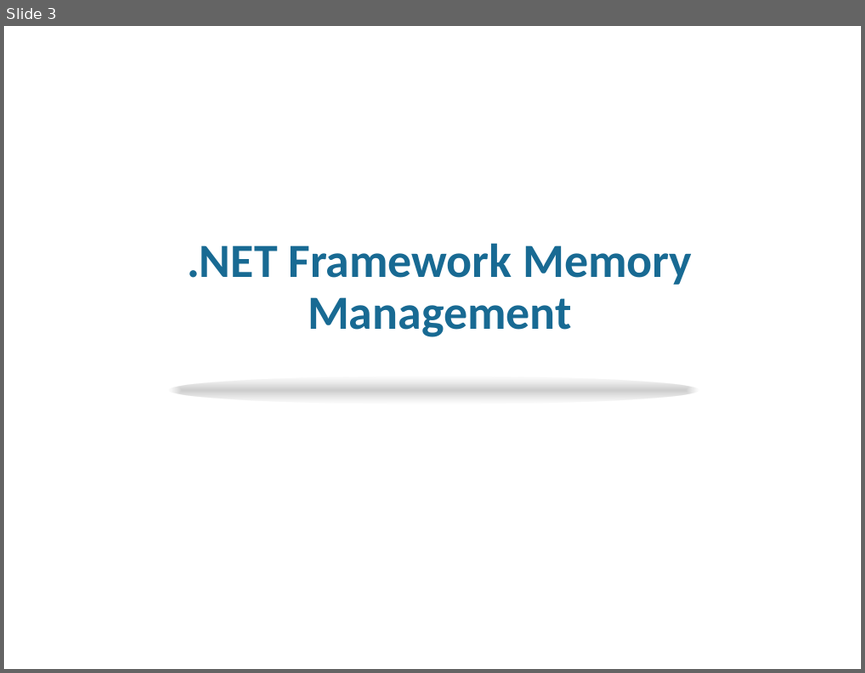
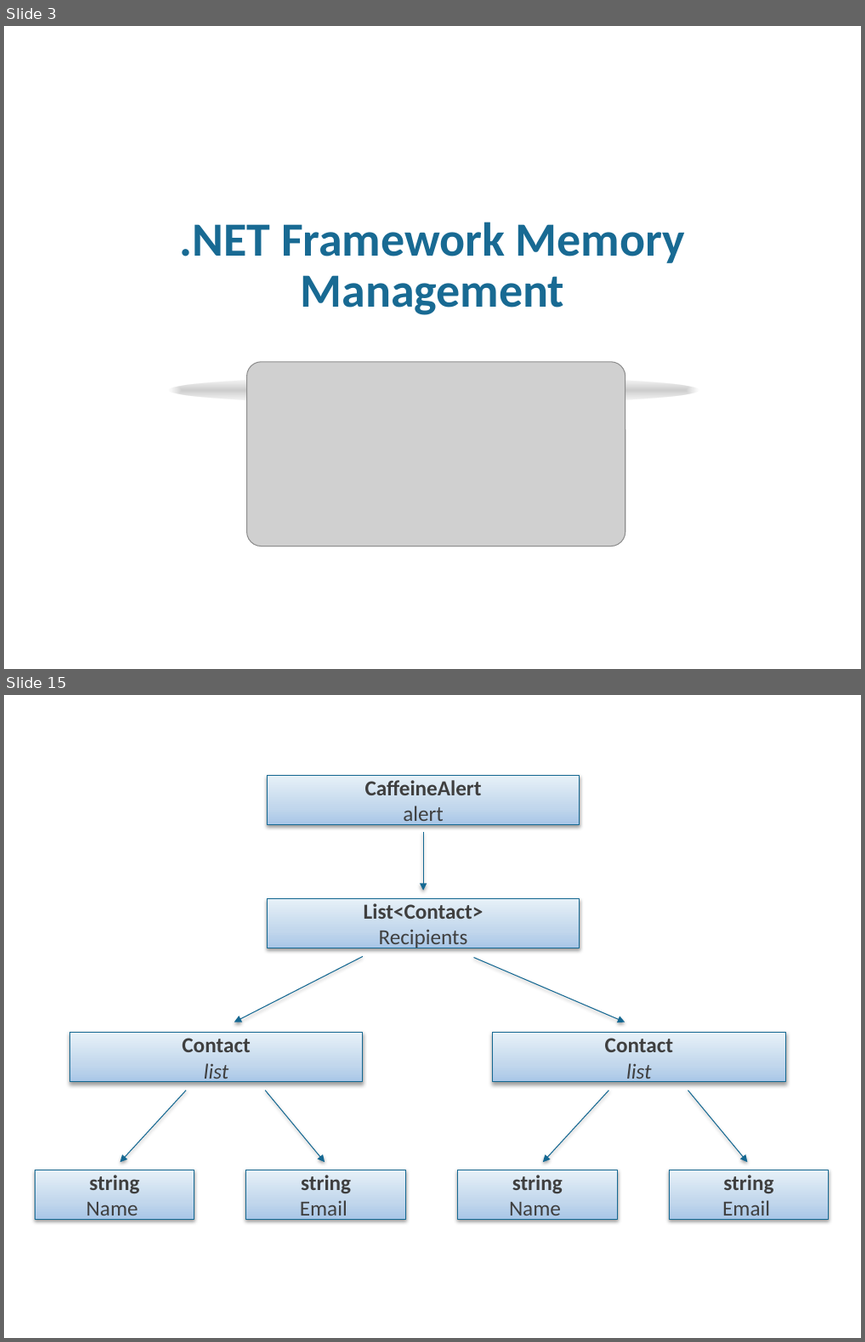
Before and after one commit to tungnt185/MemoryLeak, a slide deck: Memory Leak in .NET.pptx. Shown one above the other, each under a label of ours: slide 3 before the commit, slides 3 and 15 after it; the slides between them are not shown. The pictures are 865x673 and 865x1342 pixels, drawn with LibreOffice and Linux fonts; fonts in the diff are those of the drawing; grey boxes stand for pictures; background and template pictures are left out. Boxes give left, top, right and bottom in pixels: in the first picture for what was removed or moved away, otherwise in the second. Text is boxed around its words. In the diff, an @@ line names an element or a change of style, - is before the commit and + after.

```diff
--- a/Memory Leak in .NET.pptx
+++ b/Memory Leak in .NET.pptx
@@ slide 15 added at box(4, 695, 861, 1338), background picture (left out) @@
@@ rectangle added at box(267, 775, 579, 824), fill gradient #A8C6E7 to #C3D7ED to #E7F0F9, outline #146993 0.75 pt, 18 pt, text #3F3F3F, bold @@
+CaffeineAlert
+alert
@@ arrow added from (423, 832) to (423, 891), #146993 0.75 pt @@
@@ rectangle added at box(267, 898, 579, 947), fill gradient #A8C6E7 to #C3D7ED to #E7F0F9, outline #146993 0.75 pt, 18 pt, text #3F3F3F, bold @@
+List<Contact>
+Recipients
@@ arrow added from (363, 956) to (234, 1022), #146993 0.75 pt @@
@@ arrow added from (473, 957) to (624, 1022), #146993 0.75 pt @@
@@ rectangle added at box(70, 1032, 363, 1083), fill gradient #A8C6E7 to #C3D7ED to #E7F0F9, outline #146993 0.75 pt, 18 pt, text #3F3F3F, bold @@
+Contact
+list
@@ rectangle added at box(493, 1032, 785, 1083), fill gradient #A8C6E7 to #C3D7ED to #E7F0F9, outline #146993 0.75 pt, 18 pt, text #3F3F3F, bold @@
+Contact
+list
@@ arrow added from (186, 1090) to (120, 1162), #146993 0.75 pt @@
@@ arrow added from (265, 1090) to (324, 1162), #146993 0.75 pt @@
@@ arrow added from (609, 1090) to (543, 1162), #146993 0.75 pt @@
@@ arrow added from (687, 1090) to (747, 1162), #146993 0.75 pt @@
@@ rectangle added at box(35, 1169, 194, 1219), fill gradient #A8C6E7 to #C3D7ED to #E7F0F9, outline #146993 0.75 pt, 18 pt, text #3F3F3F, bold @@
+string
+Name
@@ rectangle added at box(246, 1169, 406, 1219), fill gradient #A8C6E7 to #C3D7ED to #E7F0F9, outline #146993 0.75 pt, 18 pt, text #3F3F3F, bold @@
+string
+Email
@@ rectangle added at box(457, 1169, 617, 1219), fill gradient #A8C6E7 to #C3D7ED to #E7F0F9, outline #146993 0.75 pt, 18 pt, text #3F3F3F, bold @@
+string
+Name
@@ rectangle added at box(669, 1169, 828, 1219), fill gradient #A8C6E7 to #C3D7ED to #E7F0F9, outline #146993 0.75 pt, 18 pt, text #3F3F3F, bold @@
+string
+Email
@@ slide 3 changed as well @@
@@ title ".NET Framework Memory Management": place and size @@
-title ".NET Framework Memory Management" at box(187, 243, 692, 337)
+title ".NET Framework Memory Management" at box(180, 222, 685, 315)
@@ picture added at box(246, 362, 625, 546) @@
```
Also in this commit, not shown: 1 other slide changed, 39 other slides added, 29 slides removed.
